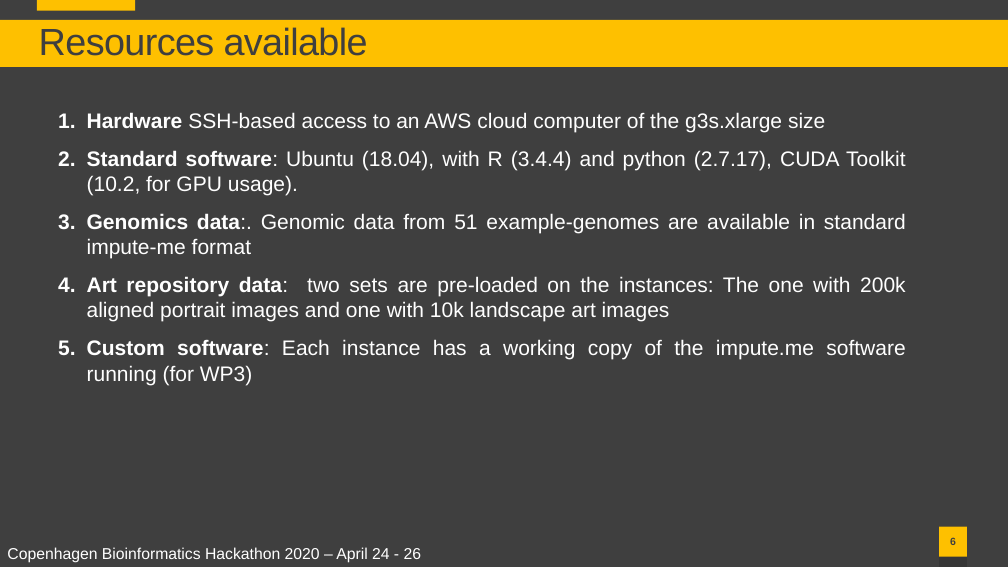
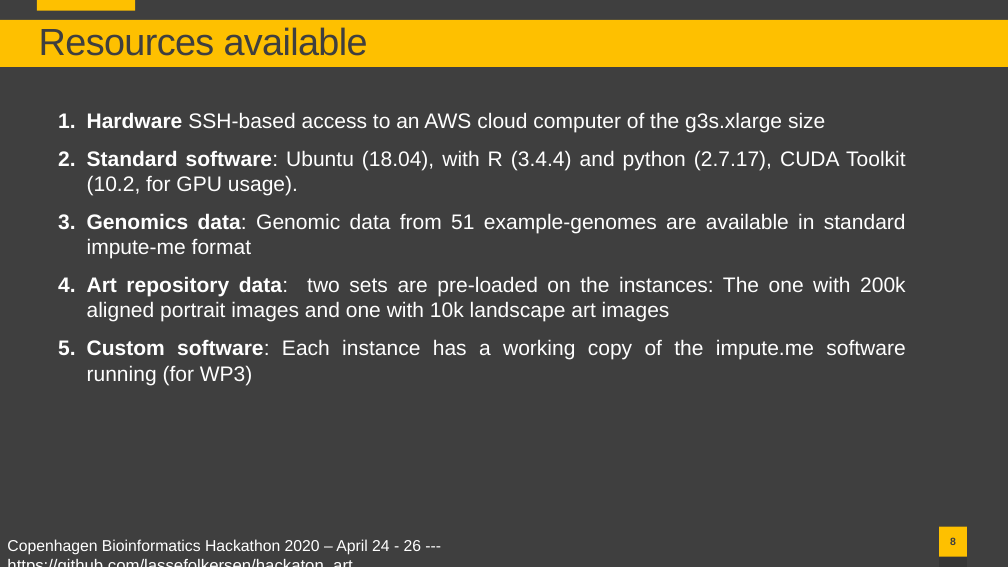
Before and after one commit to lassefolkersen/hackaton_art, a slide deck: slide 8 of 2020-04-17_presentation/dna_art.pptx (slide 6 before the commit). Drawn at 1008x567 pixels with LibreOffice and Linux fonts; fonts in the diff are those of the drawing. Boxes give left, top, right and bottom in pixels: in the first picture for what was removed or moved away, otherwise in the second. Text is boxed around its words. In the diff, an @@ line names an element or a change of style, - is before the commit and + after.

```diff
--- a/2020-04-17_presentation/dna_art.pptx
+++ b/2020-04-17_presentation/dna_art.pptx
@@ text at [87, 213, 906, 259]: text changed @@
-3. Genomics data:. Genomic data from 51 example-genomes are available in standard impute-me format
+3. Genomics data: Genomic data from 51 example-genomes are available in standard impute-me format
@@ text at [7, 539, 422, 555]: text changed @@
-Copenhagen Bioinformatics Hackathon 2020 – April 24 - 26
+Copenhagen Bioinformatics Hackathon 2020 – April 24 - 26 --- https://github.com/lassefolkersen/hackaton_art
```
Also in this commit, not shown: 3 other slides changed, 2 slides added.
